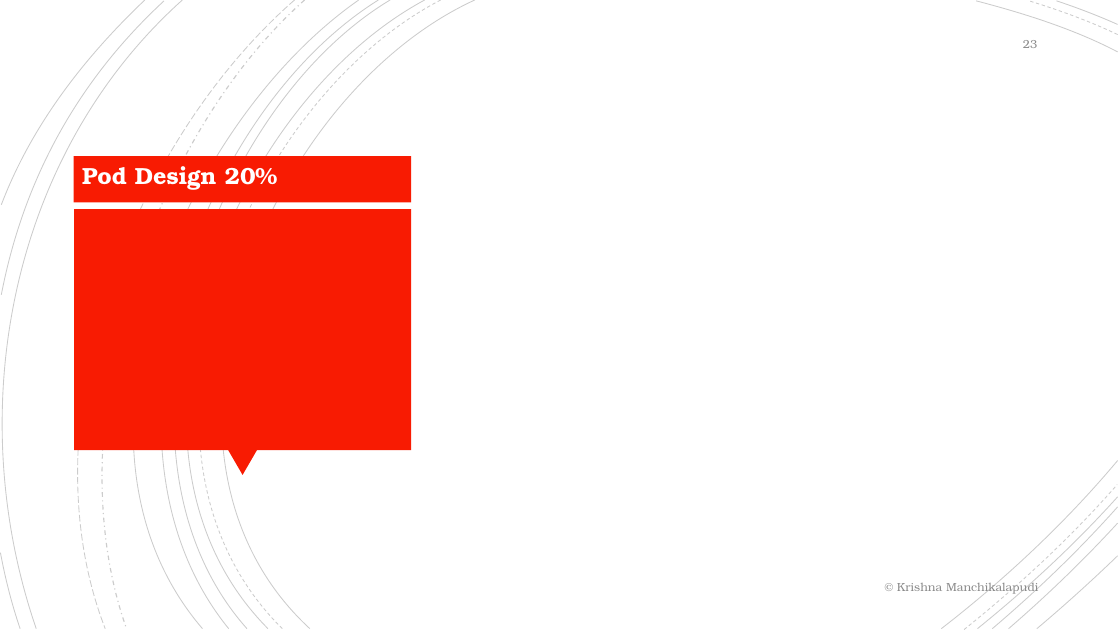
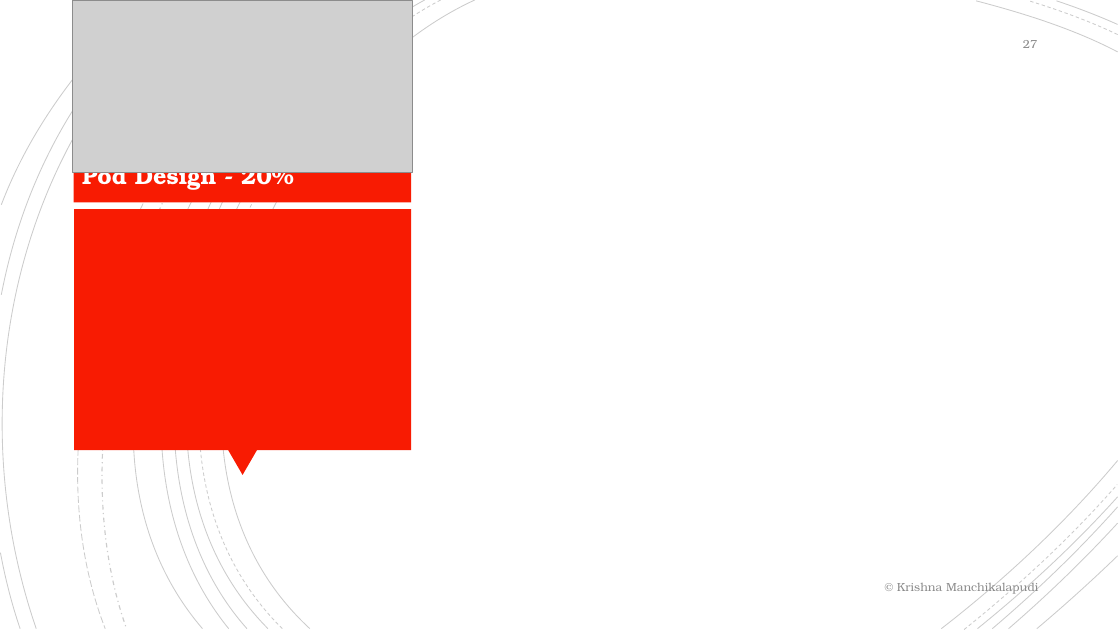
Before and after one commit to krishnamanchikalapudi/developer.info, a slide deck: slide 27 of CKAD-CertifiedKubernetesApplicationDeveloper/training.pptx (slide 23 before the commit). Drawn at 1120x630 pixels with LibreOffice and Linux fonts; fonts in the diff are those of the drawing; grey boxes stand for pictures. Boxes give left, top, right and bottom in pixels: in the first picture for what was removed or moved away, otherwise in the second. Text is boxed around its words. In the diff, an @@ line names an element or a change of style, - is before the commit and + after.

```diff
--- a/CKAD-CertifiedKubernetesApplicationDeveloper/training.pptx
+++ b/CKAD-CertifiedKubernetesApplicationDeveloper/training.pptx
@@ picture added at [73, 0, 413, 172] @@
@@ page number at [1023, 40, 1037, 48]: text changed @@
-23
+27
@@ text at [82, 172, 294, 190]: text changed @@
-Pod Design 20%
+Pod Design - 20%
```
Also in this commit, not shown: 26 other slides changed, 8 slides added, 10 other files.
